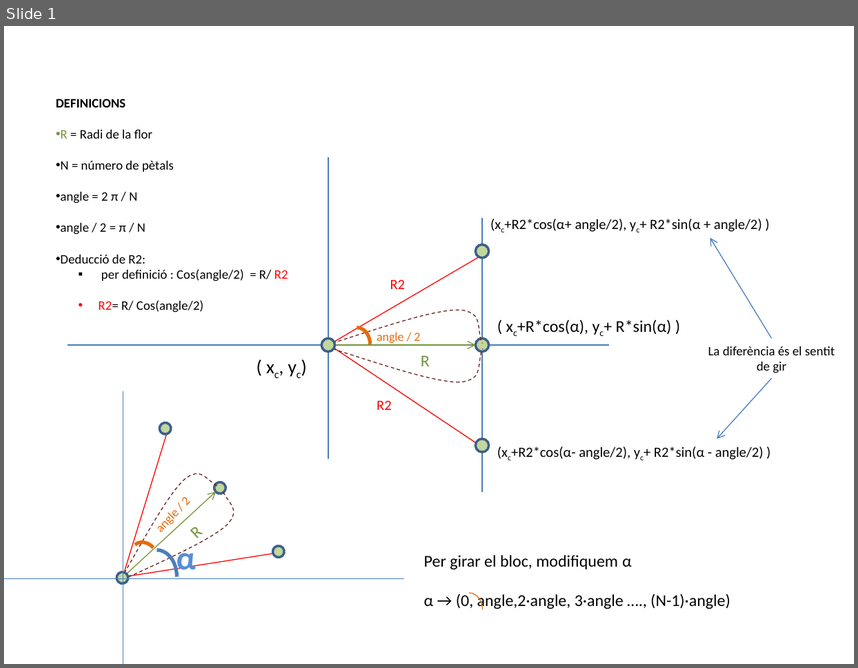
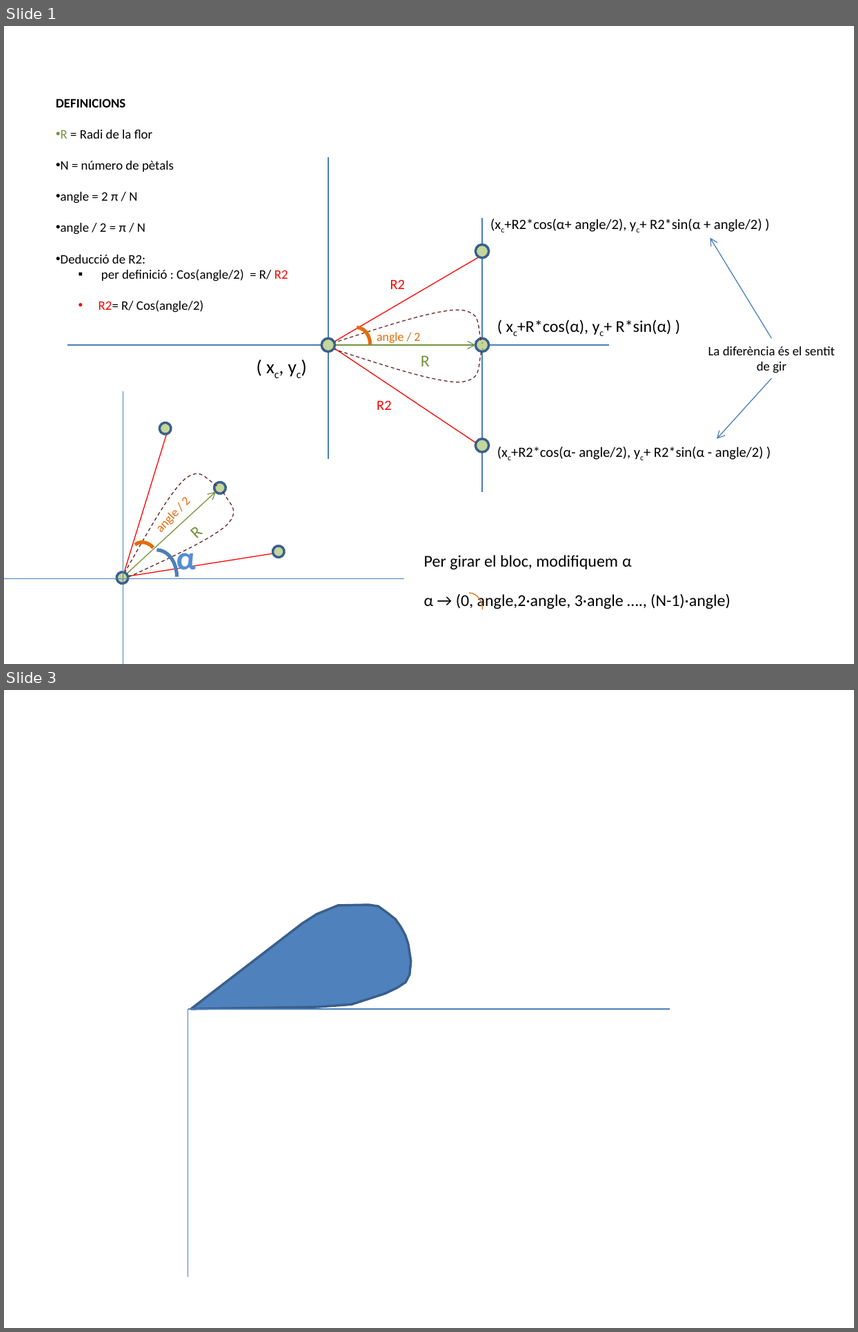
Before and after one commit to infomila/dam_m08, a slide deck: UF2/E0_GraphView/doc/geometria_flor.pptx. Shown one above the other, each under a label of ours: slide 1 before the commit, slides 1 and 3 after it; the slides between them are not shown. The pictures are 858x668 and 858x1332 pixels, drawn with LibreOffice and Linux fonts; fonts in the diff are those of the drawing. Boxes give left, top, right and bottom in pixels: in the first picture for what was removed or moved away, otherwise in the second. Text is boxed around its words. In the diff, an @@ line names an element or a change of style, - is before the commit and + after.

```diff
--- a/UF2/E0_GraphView/doc/geometria_flor.pptx
+++ b/UF2/E0_GraphView/doc/geometria_flor.pptx
@@ slide 3 added at [4,690,854,1328], background #FFFFFF @@
@@ freeform shape added at [174,889,421,1052], fill #4F81BD, outline #3A5F8C 2 pt @@
@@ line added from (188, 1009) to (670, 1009), #4B7EBC 0.75 pt @@
@@ line added from (188, 1009) to (188, 1276), #4B7EBC 0.75 pt @@
```
Also in this commit, not shown: 1 other slide added, 4 other files.
